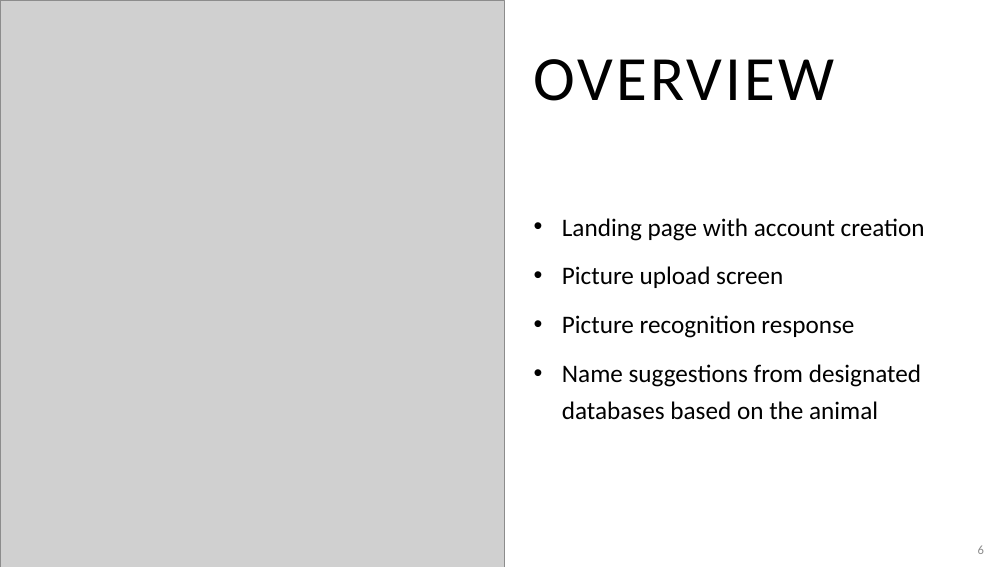
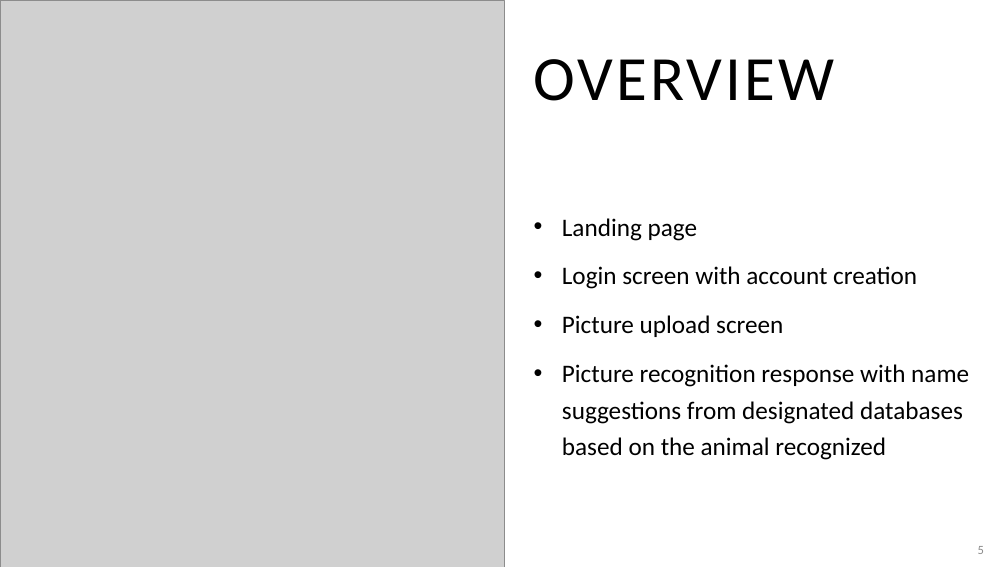
Before and after one commit to adriaonline/CPT200SP24-Team1, a slide deck: slide 5 of Phase 3 Docs/Phase 3 - Presentation.pptx (slide 6 before the commit). Drawn at 1008x567 pixels with LibreOffice and Linux fonts; fonts in the diff are those of the drawing; grey boxes stand for pictures. Boxes give left, top, right and bottom in pixels: in the first picture for what was removed or moved away, otherwise in the second. Text is boxed around its words. In the diff, an @@ line names an element or a change of style, - is before the commit and + after.

```diff
--- a/Phase 3 Docs/Phase 3 - Presentation.pptx
+++ b/Phase 3 Docs/Phase 3 - Presentation.pptx
@@ text at (x1=562, y1=218, x2=917, y2=289): text changed @@
-• Landing page with account creation
+• Landing page
+• Login screen with account creation
@@ text at (x1=562, y1=364, x2=969, y2=460): text changed @@
-• Picture recognition response
-• Name suggestions from designated databases based on the animal
+• Picture recognition response with name suggestions from designated databases based on the animal recognized
```
Also in this commit, not shown: 5 other slides changed, 3 slides added, 13 slides removed, 1 other file.
